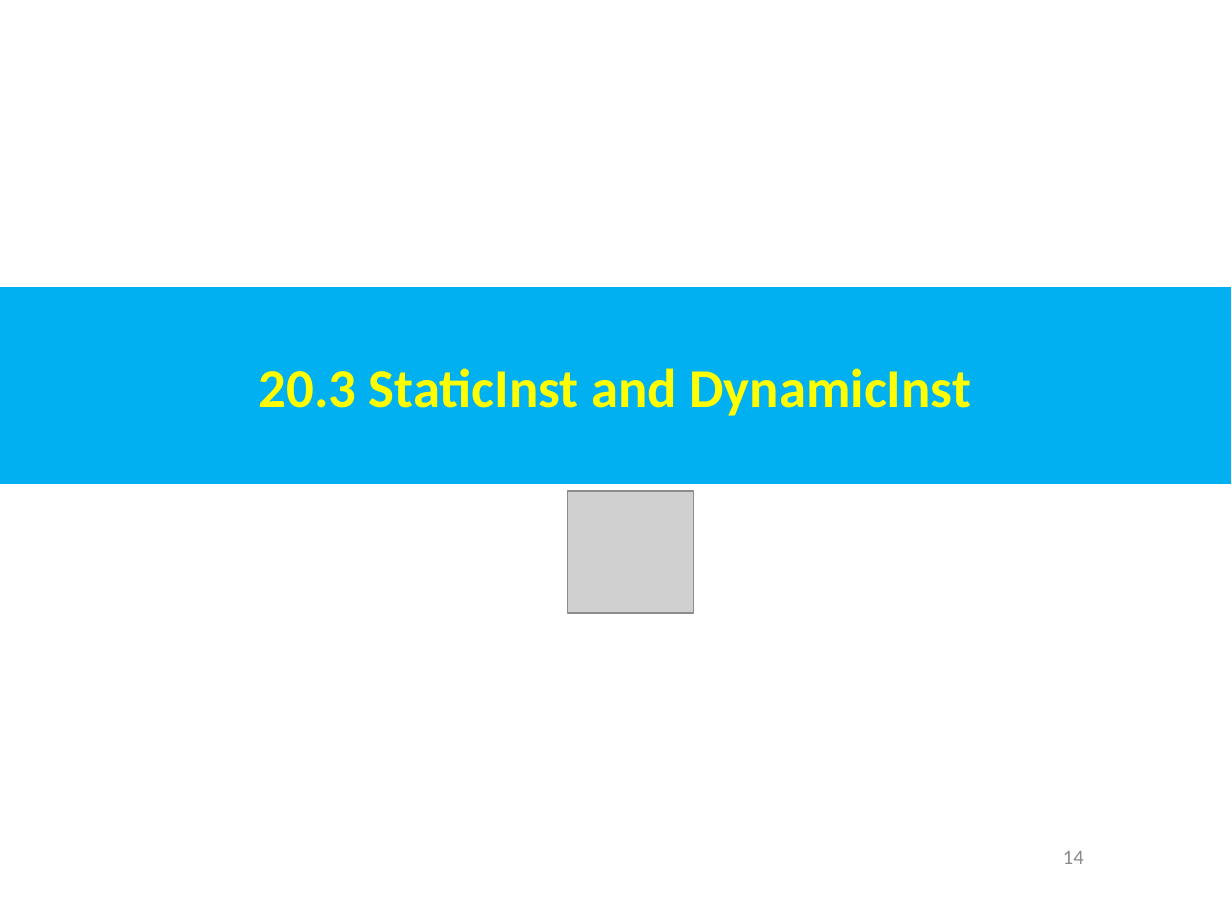
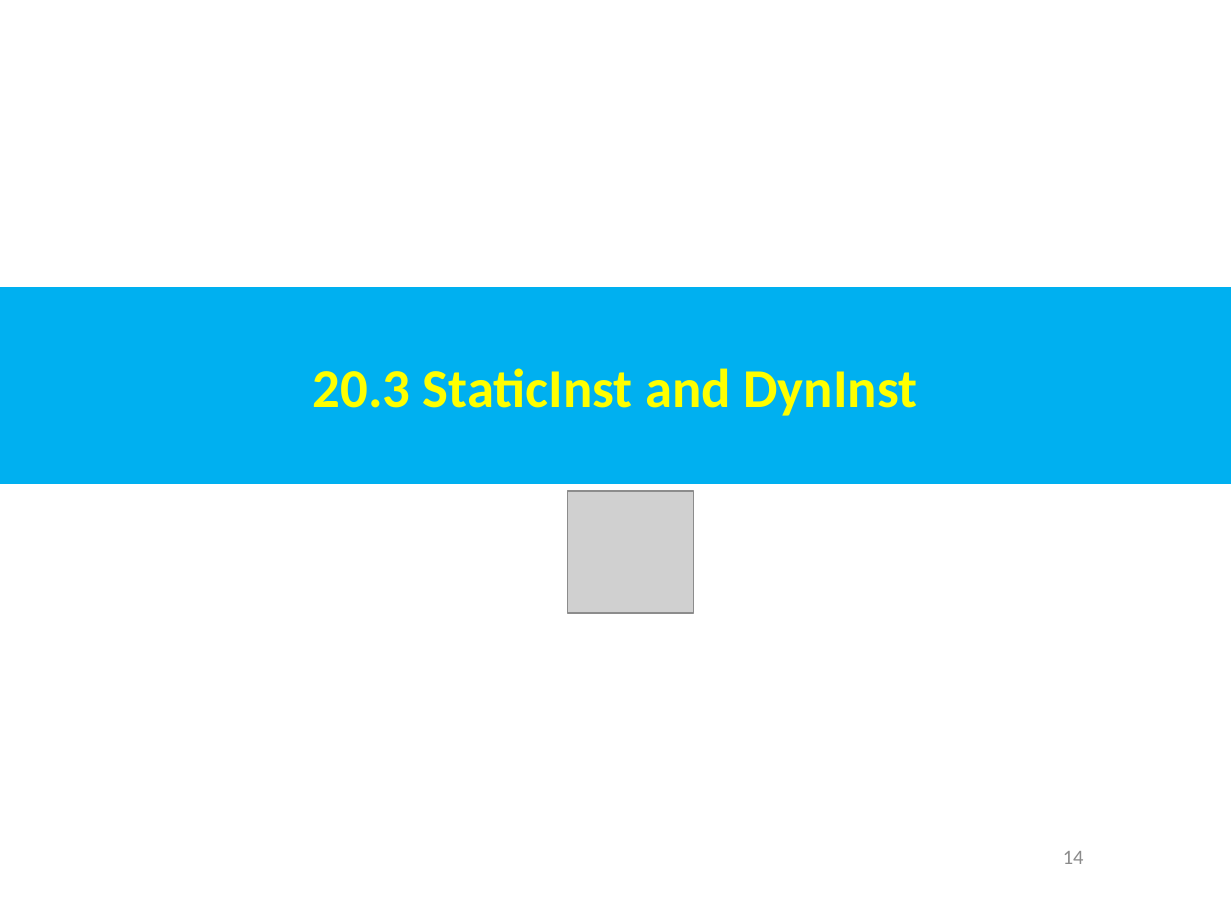
Before and after one commit to peterhchen/AIU_CS850_Gem5_McPAT, a slide deck: slide 14 of 050_Gem5/020.ModelCore/000_Video/020.ModelCore.ppt. Drawn at 1232x924 pixels with LibreOffice and Linux fonts; fonts in the diff are those of the drawing; grey boxes stand for pictures. Boxes give left, top, right and bottom in pixels: in the first picture for what was removed or moved away, otherwise in the second. Text is boxed around its words. In the diff, an @@ line names an element or a change of style, - is before the commit and + after.

```diff
--- a/050_Gem5/020.ModelCore/000_Video/020.ModelCore.ppt
+++ b/050_Gem5/020.ModelCore/000_Video/020.ModelCore.ppt
@@ text in rectangle at bbox=[313, 368, 917, 416]: text changed @@
-20.3 StaticInst and DynamicInst
+20.3 StaticInst and DynInst
```
Also in this commit, not shown: 44 other slides changed, 2 slides added.
